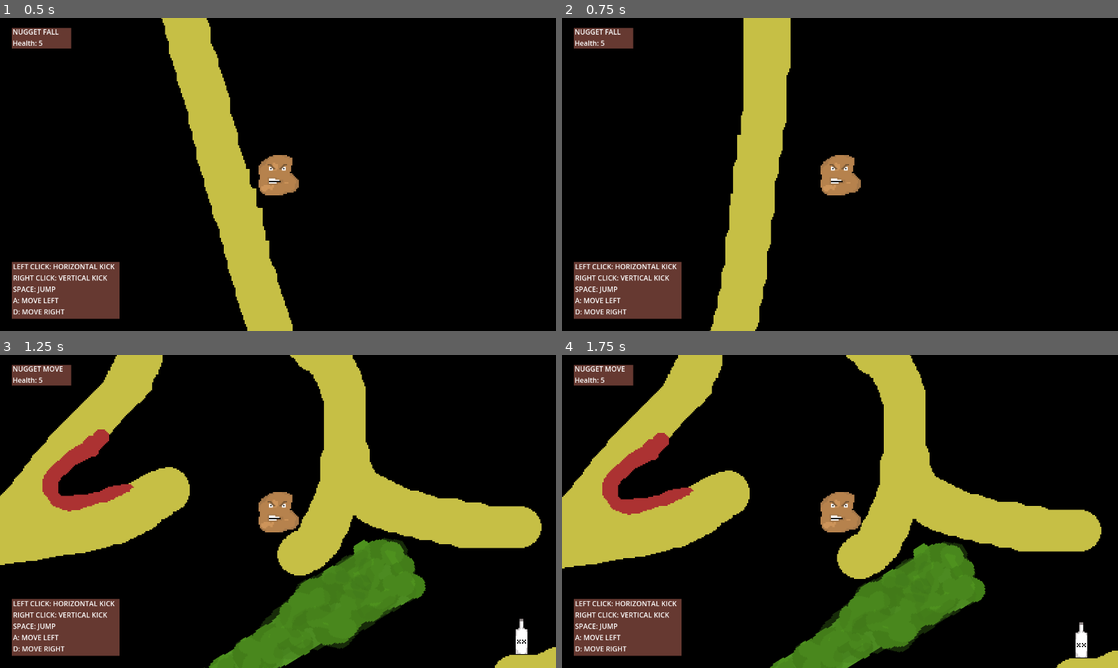
Above: before the commit, frames 1-4 (two rows, left to right).
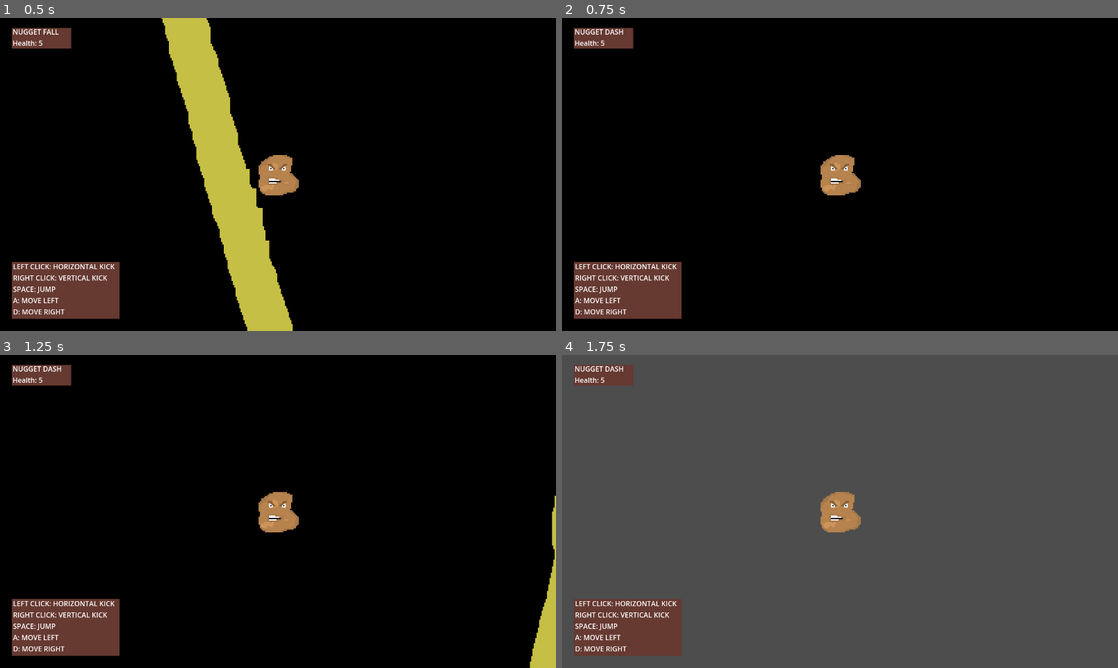
Above: after the commit, the same moments.

Repository: d0ctajones/gmtk-nugget
Game: Godot game, scene res://main.tscn
The game is run twice, just before and just after one commit, with the same random seed, the same clock (stepped at 60 frames per second) and the same inputs. Sound files missing from this copy of the repository are replaced by a short silence.
Inputs (mouse positions are in pixels of both pictures, inside the frame that each line leads up to):
- Up to frame 1 (0.5 s): no input
- Up to frame 2 (0.75 s): move the mouse to (962, 158) at 0.52 s; hold D (move_right) from 0.53 s (still down); hold Shift (dash, bound only after the commit) from 0.53 s (still down)
- Up to frame 3 (1.25 s): keep holding D (move_right); keep holding Shift (dash, bound only after the commit); tap Space (jump) at 0.77, 0.8, 1.07 s
- Up to frame 4 (1.75 s): keep holding D (move_right); move the mouse to (728, 527) at 1.27 s; release Shift (dash, bound only after the commit) at 1.28 s; tap Space (jump) at 1.35, 1.52 s; tap Shift (dash, bound only after the commit) at 1.55 s

Frame 1 is identical in both runs. In frame 2, 8.1% of the frame differs, in the area x 8-42%, y 0-100%; in frame 3, 30%; in frame 4, 95%, in the area x 0-100%, y 0-100%.

Commit message:
working dash state with adjustable dash values

Diff:
--- a/main.gd
+++ b/main.gd
@@ -22,7 +22,7 @@
 
     add_child(level_instance)
 
-    play_music()
+    # play_music()
 
 func connect_player_signals(player_node):
     $HUD.activate_player_hud(player_node)
--- a/objects/liquor.gd
+++ b/objects/liquor.gd
@@ -43,5 +43,4 @@
     get_parent().add_child(sound_player)
 
 func _on_body_entered(body):
-    print('clunk')
     play_sound(clink_sound)
--- a/player/player.gd
+++ b/player/player.gd
@@ -11,8 +11,12 @@
 @export var air_friction: float         = 300.0
 @export var vertical_jump_time: float   = 0.2
 @export var kick_interval: float        = 0.2
+@export var dash_time: float            = 0.1
+@export var dash_speed: float           = 1250.0
+@export var dash_cooldown: float        = 0.3
 
 @onready var kicker = get_node("Kicker")
+@onready var hurtbox = get_node("Hurtbox")
 
 var hit_sounds = [
     preload("res://player/ouch.ogg")
@@ -47,6 +51,7 @@
     MOVE,
     JUMP,
     FALL,
+    DASH,
 }
 
 signal state_change(state)
@@ -68,12 +73,15 @@
     elif Input.is_action_just_pressed("kick_horizontal"):
         kick("horizontal")
 
-    change_state(current_state)
+    if Input.is_action_pressed("dash"):
+        if not has_node("dash_cooldown_timer"):
+            change_state(STATES.DASH)
 
     match current_state:
         STATES.MOVE: move_state(delta)
         STATES.JUMP: jump_state(delta)
         STATES.FALL: fall_state(delta)
+        STATES.DASH: dash_state(delta)
 
     move(delta)
 
@@ -114,6 +122,27 @@
 ################################################################################
 # State Functions
 
+func dash_state(delta):
+    if has_node("dash_timer"):
+        if is_on_wall():
+            get_node("dash_timer").queue_free()
+            change_state(STATES.MOVE)
+        pass
+    else:
+        var input_vector = Vector2.ZERO
+
+        add_dash_cooldown_timer()
+        add_dash_timer()
+
+        if $AnimationPlayer.current_animation == "move_right":
+            input_vector.x = 1.0
+        elif $AnimationPlayer.current_animation == "move_left":
+            input_vector.x = -1.0
+
+        velocity.y = 0
+        velocity.x = input_vector.x * dash_speed
+
+
 func move_state(delta):
     var input_vector = Vector2.ZERO
 
@@ -225,8 +254,7 @@
     var previous_state = current_state
     current_state = state
 
-    if previous_state != current_state:
-        state_change.emit()
+    state_change.emit()
 
 func flip_sprite(direction):
     if direction == "left":
@@ -302,5 +330,34 @@
     add_child(timer)
     timer.start()
 
+func add_dash_cooldown_timer():
+    # Set timer that allows player to ingore gravity until vertical_jump_time passes
+    var timer = Timer.new()
+    timer.name = "dash_cooldown_timer"
+    timer.set_one_shot(true)
+    timer.set_wait_time(dash_cooldown)
+    timer.connect('timeout', Callable(timer, 'queue_free'))
+
+    add_child(timer)
+    timer.start()
+
+func add_dash_timer():
+    # Set timer that allows player to ingore gravity until vertical_jump_time passes
+    var timer = Timer.new()
+    timer.name = "dash_timer"
+    timer.set_one_shot(true)
+    timer.set_wait_time(dash_cooldown)
+    timer.connect('timeout', Callable(timer, 'queue_free'))
+    timer.connect('timeout', Callable(self, '_end_dash'))
+
+    add_child(timer)
+    timer.start()
+
 func _end_jump():
     change_state(STATES.FALL)
+
+func _end_dash():
+    if is_on_floor():
+        change_state(STATES.MOVE)
+    else:
+        change_state(STATES.FALL)
--- a/player/player.tscn
+++ b/player/player.tscn
@@ -4,6 +4,21 @@
 [ext_resource type="Script" path="res://player/player.gd" id="2"]
 [ext_resource type="Script" path="res://player/kicker.gd" id="3_njfak"]
 [ext_resource type="PackedScene" uid="uid://ig3ea78h4oqw" path="res://player/hurtbox.tscn" id="4_l4jso"]
+
+[sub_resource type="Animation" id="Animation_ydfxi"]
+length = 0.001
+tracks/0/type = "value"
+tracks/0/imported = false
+tracks/0/enabled = true
+tracks/0/path = NodePath("Kicker/CollisionShape2D:position")
+tracks/0/interp = 1
+tracks/0/loop_wrap = true
+tracks/0/keys = {
+"times": PackedFloat32Array(0),
+"transitions": PackedFloat32Array(1),
+"update": 0,
+"values": [Vector2(17, 7.25)]
+}
 
 [sub_resource type="Animation" id="Animation_wiqf7"]
 resource_name = "move_left"
@@ -61,21 +76,6 @@
 "values": [Vector2(16, 4)]
 }
 
-[sub_resource type="Animation" id="Animation_ydfxi"]
-length = 0.001
-tracks/0/type = "value"
-tracks/0/imported = false
-tracks/0/enabled = true
-tracks/0/path = NodePath("Kicker/CollisionShape2D:position")
-tracks/0/interp = 1
-tracks/0/loop_wrap = true
-tracks/0/keys = {
-"times": PackedFloat32Array(0),
-"transitions": PackedFloat32Array(1),
-"update": 0,
-"values": [Vector2(17, 7.25)]
-}
-
 [sub_resource type="AnimationLibrary" id="AnimationLibrary_m3rho"]
 _data = {
 "RESET": SubResource("Animation_ydfxi"),
--- a/project.godot
+++ b/project.godot
@@ -39,16 +39,24 @@
 jump={
 "deadzone": 0.5,
 "events": [Object(InputEventKey,"resource_local_to_scene":false,"resource_name":"","device":0,"window_id":0,"alt_pressed":false,"shift_pressed":false,"ctrl_pressed":false,"meta_pressed":false,"pressed":false,"keycode":32,"physical_keycode":0,"key_label":0,"unicode":0,"echo":false,"script":null)
+, Object(InputEventKey,"resource_local_to_scene":false,"resource_name":"","device":-1,"window_id":0,"alt_pressed":false,"shift_pressed":false,"ctrl_pressed":false,"meta_pressed":false,"pressed":false,"keycode":0,"physical_keycode":87,"key_label":0,"unicode":119,"echo":false,"script":null)
 ]
 }
 kick_horizontal={
 "deadzone": 0.5,
 "events": [Object(InputEventMouseButton,"resource_local_to_scene":false,"resource_name":"","device":-1,"window_id":0,"a …(253 unchanged characters)…
+, Object(InputEventKey,"resource_local_to_scene":false,"resource_name":"","device":-1,"window_id":0,"alt_pressed":false,"shift_pressed":false,"ctrl_pressed":false,"meta_pressed":false,"pressed":false,"keycode":0,"physical_keycode":75,"key_label":0,"unicode":107,"echo":false,"script":null)
 ]
 }
 kick_vertical={
 "deadzone": 0.5,
 "events": [Object(InputEventMouseButton,"resource_local_to_scene":false,"resource_name":"","device":-1,"window_id":0,"a …(253 unchanged characters)…
+, Object(InputEventKey,"resource_local_to_scene":false,"resource_name":"","device":-1,"window_id":0,"alt_pressed":false,"shift_pressed":false,"ctrl_pressed":false,"meta_pressed":false,"pressed":false,"keycode":0,"physical_keycode":76,"key_label":0,"unicode":108,"echo":false,"script":null)
+]
+}
+dash={
+"deadzone": 0.5,
+"events": [Object(InputEventKey,"resource_local_to_scene":false,"resource_name":"","device":-1,"window_id":0,"alt_pressed":false,"shift_pressed":false,"ctrl_pressed":false,"meta_pressed":false,"pressed":false,"keycode":0,"physical_keycode":4194325,"key_label":0,"unicode":0,"echo":false,"script":null)
 ]
 }
 
Not shown, changed: .gitignore
